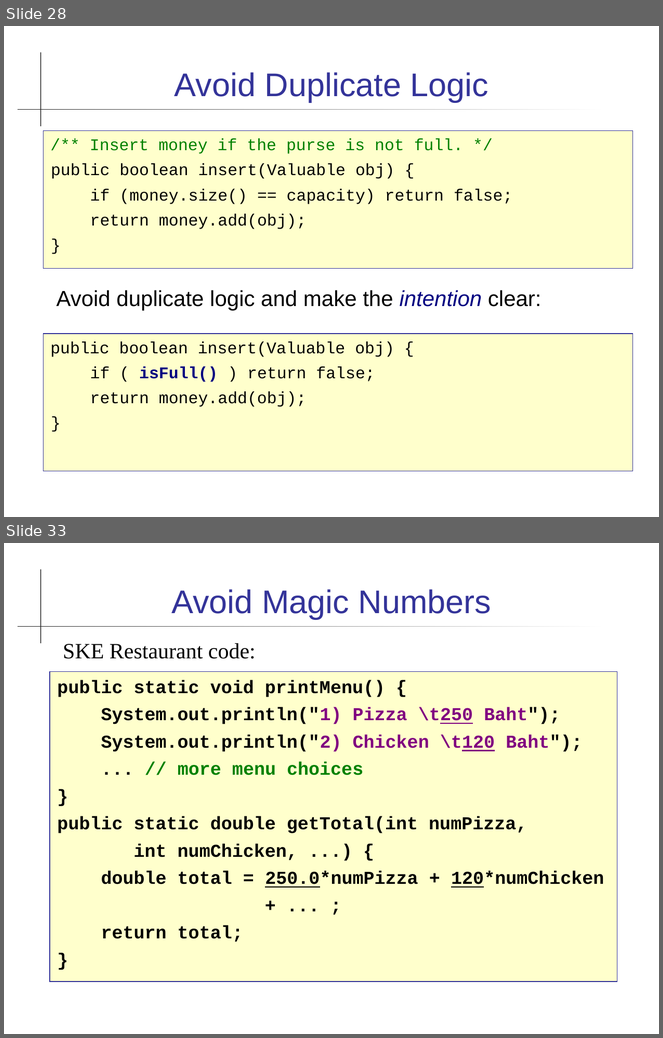
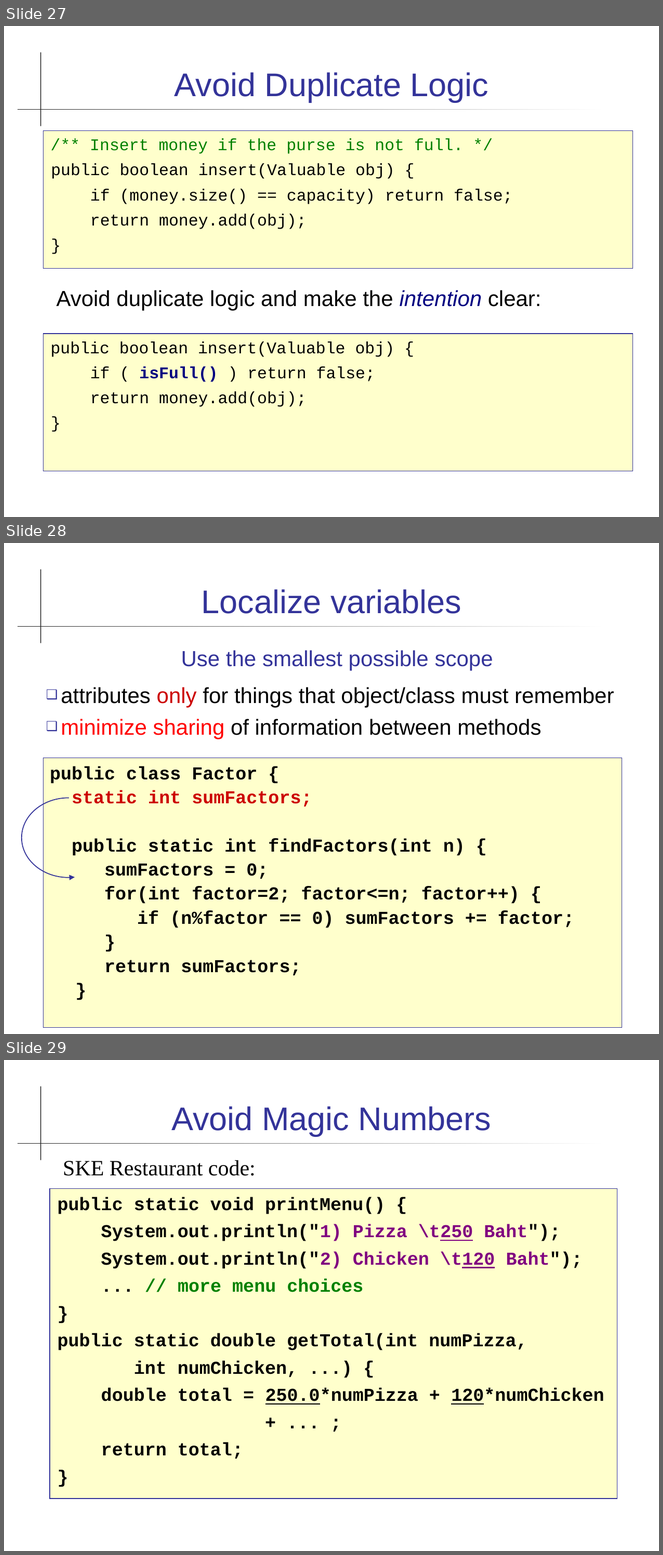
Before and after one commit to cpske/programming1, a slide deck: coding/Coding-Guidelines.ppt. Shown one above the other, each under a label of ours: slides 28 and 33 before the commit, slides 27, 28 and 29 after it; the slides between them are not shown. The pictures are 663x1038 and 663x1555 pixels, drawn with LibreOffice and Linux fonts; fonts in the diff are those of the drawing. Boxes give left, top, right and bottom in pixels: in the first picture for what was removed or moved away, otherwise in the second. Text is boxed around its words. In the diff, an @@ line names an element or a change of style, - is before the commit and + after.

```diff
--- a/coding/Coding-Guidelines.ppt
+++ b/coding/Coding-Guidelines.ppt
@@ slide 28 added at box(4, 543, 659, 1034), background #FFFFFF; not listed: 2 template elements that a slide beside it also shows @@
@@ title added at box(202, 589, 462, 614), 36 pt, text #333399 @@
+Localize variables
@@ text added at box(61, 650, 614, 739), 24 pt, text #000000 @@
+Use the smallest possible scope
+❑ attributes only for things that object/class must remember
+❑ minimize sharing of information between methods
@@ rectangle added at box(44, 758, 622, 1028), fill #FFFFCC, outline #333399 0.74 pt, 20 pt, text #000000, bold @@
+public class Factor {
+static int sumFactors;
+public static int findFactors(int n) {
+sumFactors = 0;
+for(int factor=2; factor<=n; factor++) {
+if (n%factor == 0) sumFactors += factor;
+}
+return sumFactors;
+}
@@ freeform shape added at box(22, 798, 115, 878), outline #333399 0.99 pt @@
@@ what was slide 28 is now slide 27 @@
@@ what was slide 33 is now slide 29 @@
```
Also in this commit, not shown: 12 slides changed, 4 other slides added, 8 slides removed, 5 other files.
